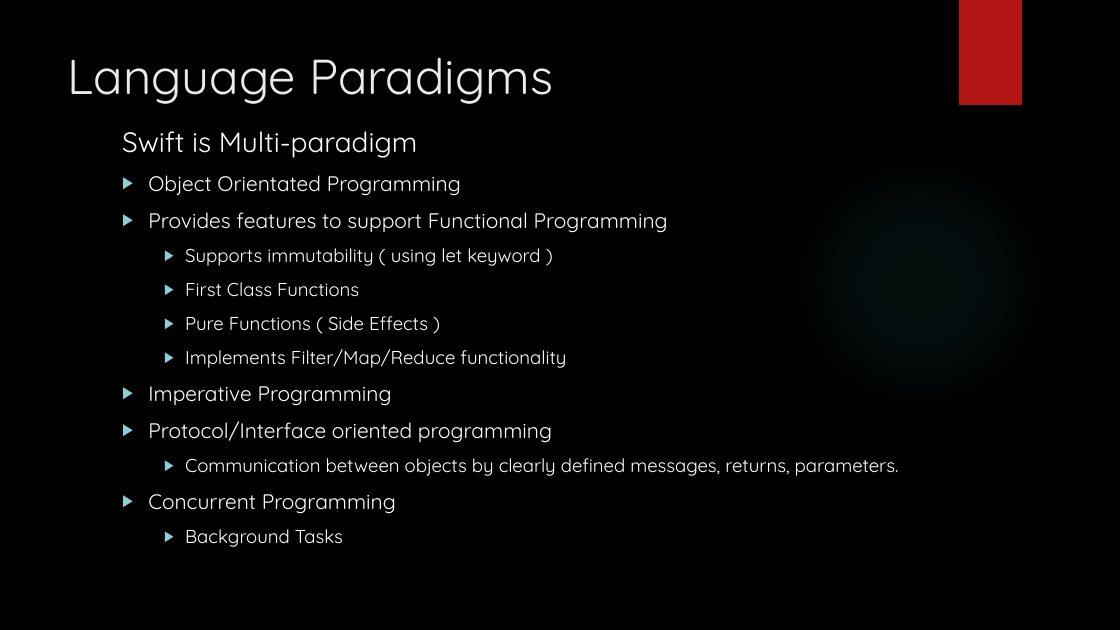
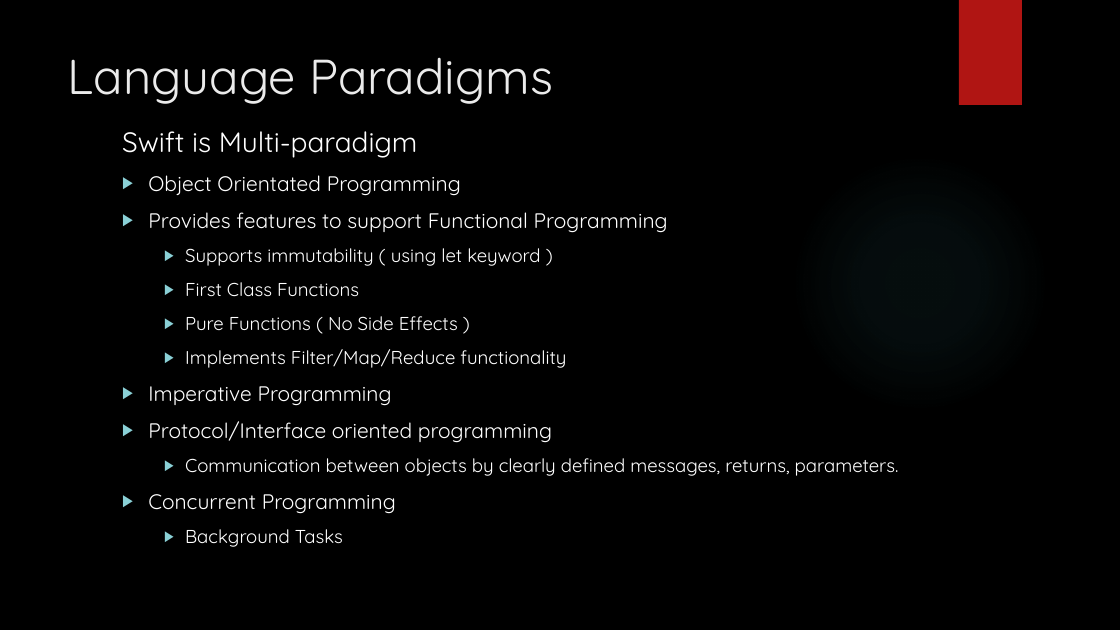
Before and after one commit to group11-cs354/cs354-lw, a slide deck: slide 2 of SwiftPresentation.pptx. Drawn at 1120x630 pixels with LibreOffice and Linux fonts; fonts in the diff are those of the drawing; background and template pictures are left out. Boxes give left, top, right and bottom in pixels: in the first picture for what was removed or moved away, otherwise in the second. Text is boxed around its words. In the diff, an @@ line names an element or a change of style, - is before the commit and + after.

```diff
--- a/SwiftPresentation.pptx
+++ b/SwiftPresentation.pptx
@@ text at box(185, 316, 458, 331): text changed @@
-    ▶ Pure Functions ( Side Effects )
+    ▶ Pure Functions ( No Side Effects )
```
Also in this commit, not shown: 1 other slide changed.
